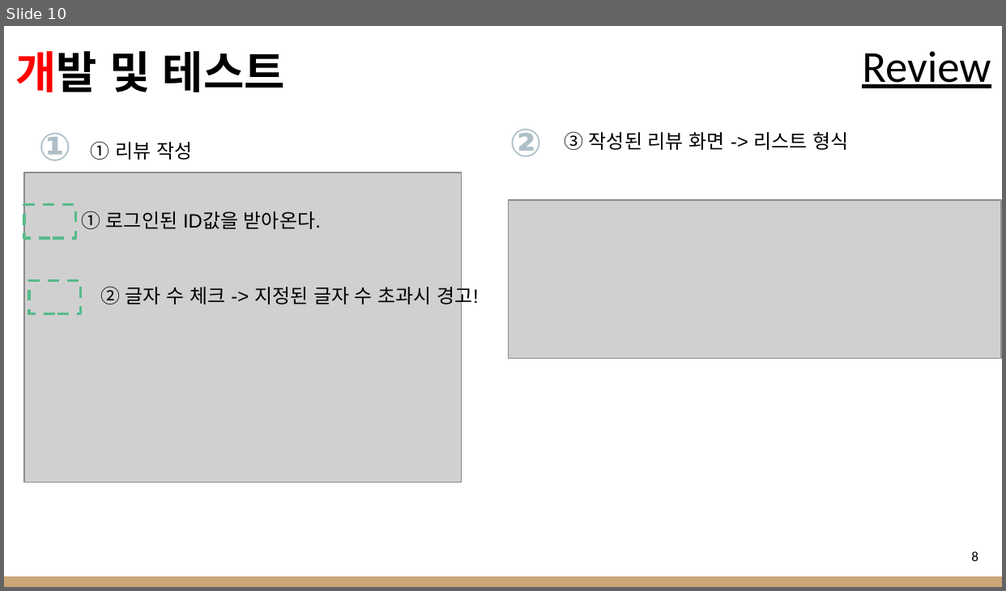
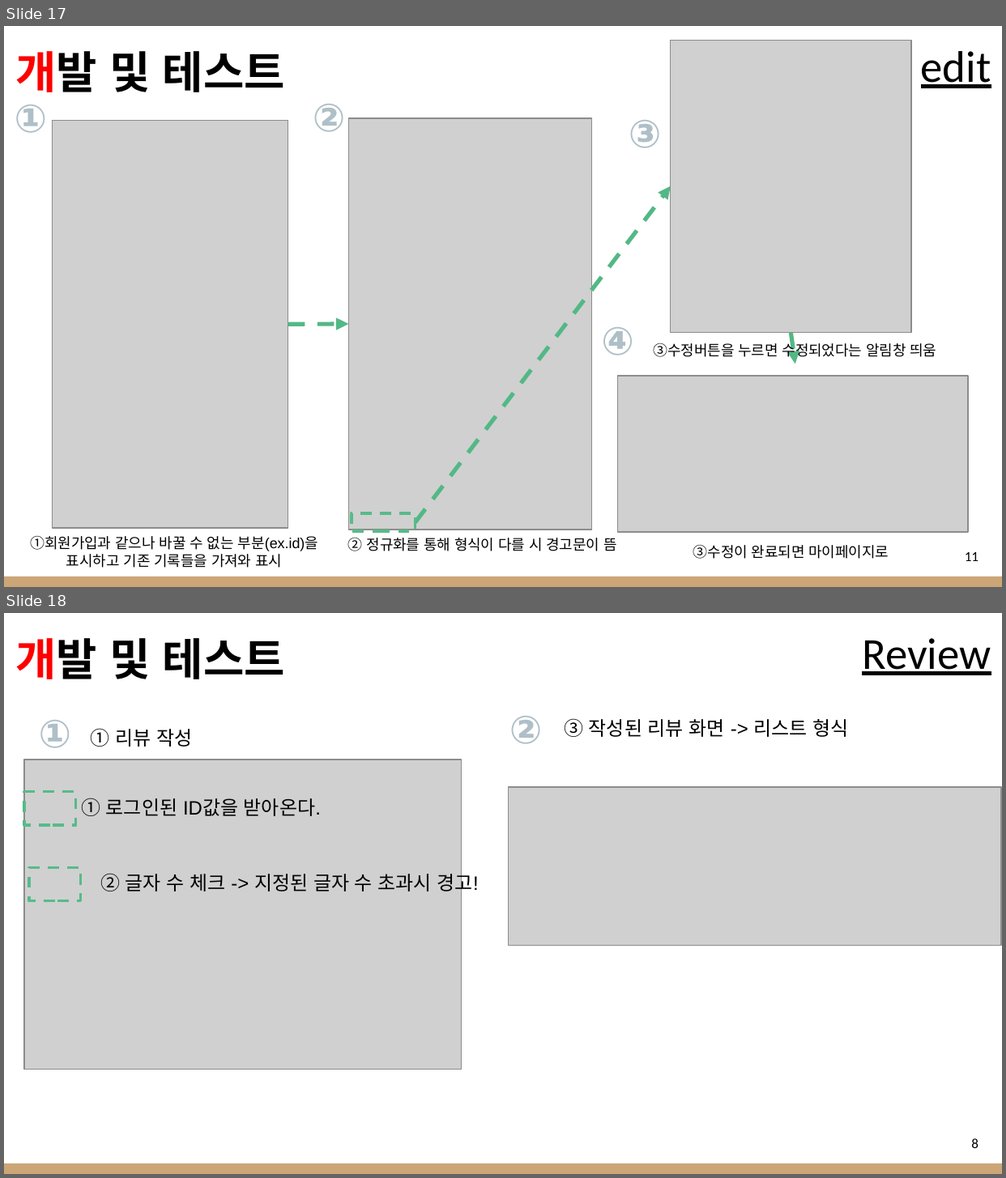
Before and after one commit to kot8585/ay_project-, a slide deck: 팀프로젝트 PPT(김현진,문효정).pptx. Shown one above the other, each under a label of ours: slide 10 before the commit, slides 17 and 18 after it. The pictures are 1006x591 and 1006x1178 pixels, drawn with LibreOffice and Linux fonts; fonts in the diff are those of the drawing; grey boxes stand for pictures. Boxes give left, top, right and bottom in pixels: in the first picture for what was removed or moved away, otherwise in the second. Text is boxed around its words. In the diff, an @@ line names an element or a change of style, - is before the commit and + after.

Commit message:
PPT수정 Member부분 추가

```diff
--- a/팀프로젝트 PPT(김현진,문효정).pptx
+++ b/팀프로젝트 PPT(김현진,문효정).pptx
@@ slide 17 added at box(4, 26, 1002, 587), background #FFFFFF; not listed: 1 template element that a slide beside it also shows @@
@@ picture added at box(671, 40, 911, 332) @@
@@ text added at box(15, 51, 285, 92), 32 pt, text #000000, bold @@
+개발 및 테스트
@@ title added at box(921, 51, 991, 88), 32 pt, text #000000, underline @@
+edit
@@ text added at box(15, 105, 48, 133), 28 pt, text #AEBFC7, bold @@
+①
@@ picture added at box(53, 121, 288, 529) @@
@@ text added at box(313, 104, 346, 132), 28 pt, text #AEBFC7, bold @@
+②
@@ picture added at box(348, 119, 590, 530) @@
@@ text added at box(629, 120, 662, 148), 28 pt, text #AEBFC7, bold @@
+③
@@ arrow added from (415, 523) to (671, 186), #53B987 3 pt dashed @@
@@ arrow added from (288, 324) to (348, 324), #53B987 3 pt dashed @@
@@ text added at box(601, 327, 634, 356), 28 pt, text #AEBFC7, bold @@
+④
@@ text added at box(654, 340, 936, 360), 10.5 pt, text #000000 @@
+③수정버튼을 누르면 수정되었다는 알림창 띄움
@@ arrow added from (791, 332) to (795, 365), #53B987 3 pt dashed @@
@@ picture added at box(618, 376, 968, 533) @@
@@ rectangle added at box(351, 514, 415, 532), outline #57BB8A 2 pt dashed @@
@@ text added at box(31, 536, 318, 568), 10.5 pt, text #000000 @@
+①회원가입과 같으나 바꿀 수 없는 부분(ex.id)을 표시하고 기존 기록들을 가져와 표시
@@ text added at box(348, 538, 617, 552), 10.5 pt, text #000000 @@
+② 정규화를 통해 형식이 다를 시 경고문이 뜸
@@ text added at box(693, 545, 889, 559), 10.5 pt, text #000000 @@
+③수정이 완료되면 마이페이지로
@@ text added at box(965, 552, 978, 561), 10 pt, text #000000 @@
+11
@@ what was slide 10 is now slide 18 @@
```
Also in this commit, not shown: 3 slides changed, 7 other slides added.
